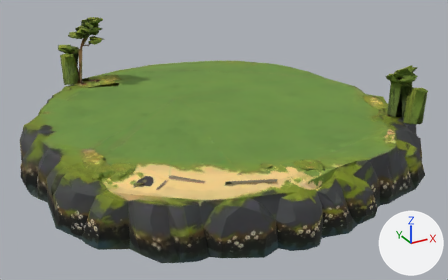
The glTF model client/public/models/island.glb as it was, and as the next commit left it.
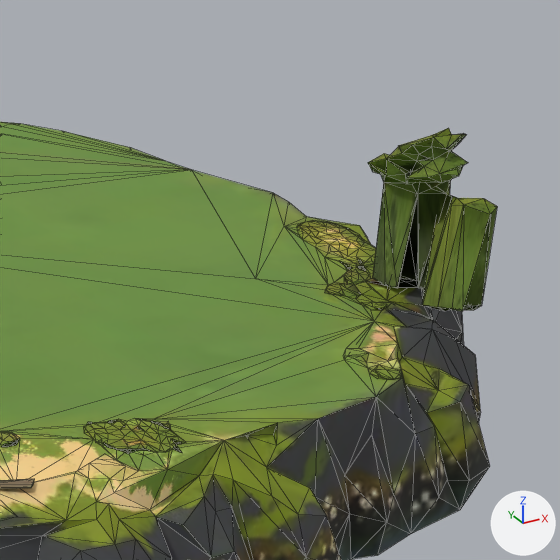
Old and new are each drawn whole from a 50 mm camera at (-1.324, -2.507, 1.08) aimed at (0.001, -0.098, -0.125) and again close up on the part from 59% to 100% of the width and 8% to 73% of the height. Arrows for +X, +Y and +Z are at lower right; the lights stay in place. The last two pictures show the newer version. The close-ups show mesh edges as thin lines. Where no turn or scale is listed for an object, it has been applied to the vertices. Vertices at exactly the same position are counted once.

Names of what the first close-up shows: 'island'.
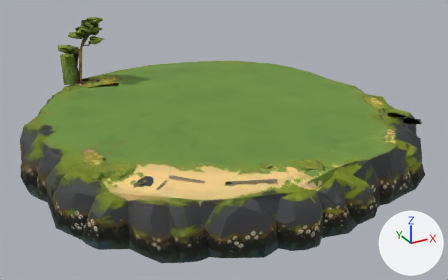
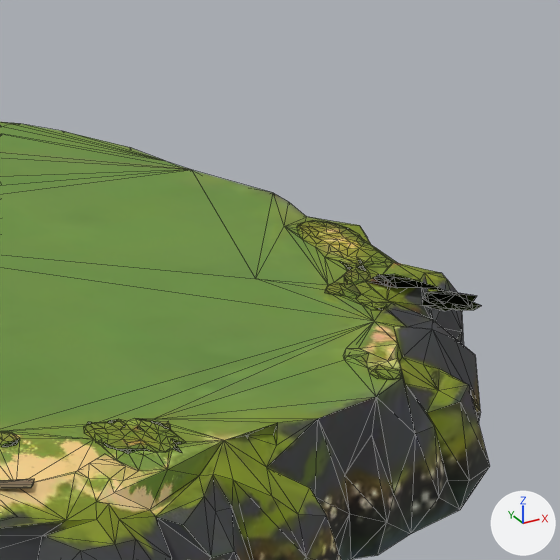
Pixel boxes (x1, y1, x2, y2) of what changed, in the close-ups (560 x 560 px):
'island', reshaped
    before: (0, 122, 497, 560)
    after: (0, 122, 490, 560)
part 1 of me_island, cut back
    before: (368, 128, 497, 311)
    after: (369, 278, 418, 288)

The change, as a list of edits to the scene's bpy script:
```text
Change me_island:
    used by ob_island; location = (-0.002, 0.001, 0.068)
    remove me_island.from_pydata(...)  # 1518 vertices, 3038 faces; spans x -0.92..0.92, y -0.95..0.95, z -0.3..0.3
    add me_island.from_pydata(...)  # 1437 vertices, 2850 faces; spans x -0.92..0.92, y -0.95..0.95, z -0.3..0.3
    me_island part 1
    81 vertices are removed from x 0.66..0.76, y -0.64..-0.44, z 0.08..0.2
    194 faces are deleted
    6 new faces join them
```
